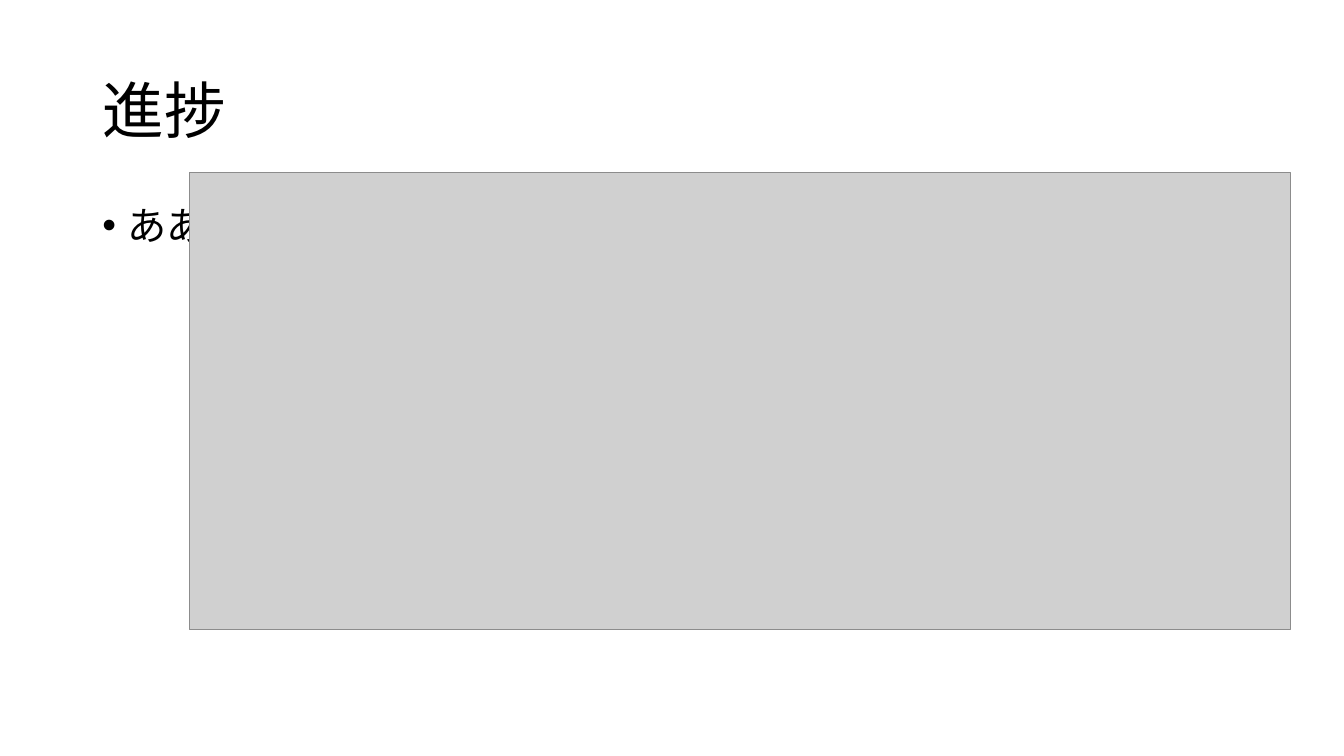
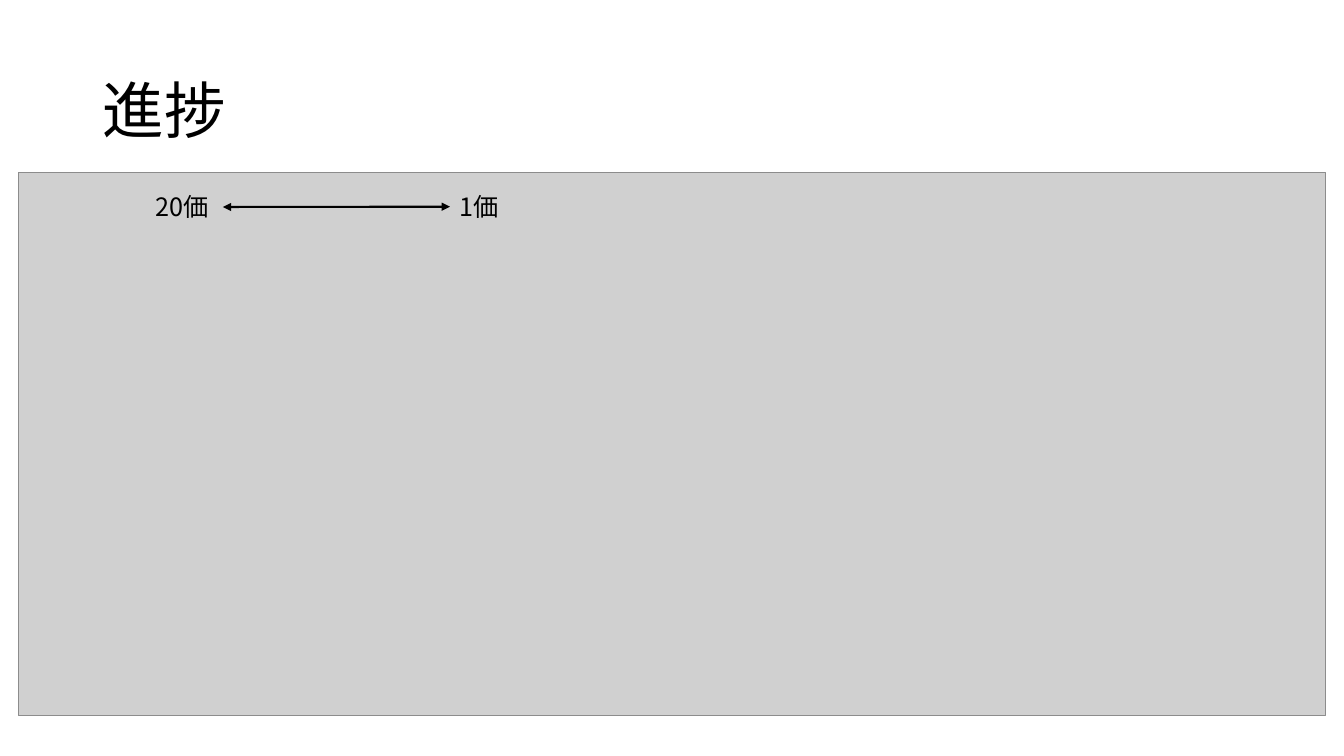
Before and after one commit to Takeuchi-yuya/Ksimulation, a slide deck: slide 7 of docs/中間発表.pptx. Drawn at 1344x756 pixels with LibreOffice and Linux fonts; fonts in the diff are those of the drawing; grey boxes stand for pictures. Boxes give left, top, right and bottom in pixels: in the first picture for what was removed or moved away, otherwise in the second. Text is boxed around its words. In the diff, an @@ line names an element or a change of style, - is before the commit and + after.

Commit message:
タイトル

```diff
--- a/docs/中間発表.pptx
+++ b/docs/中間発表.pptx
@@ picture: place and size @@
-picture at (190, 172, 1291, 630)
+picture at (18, 172, 1326, 716)
@@ text removed at (128, 200, 206, 251) @@
-• ああ
@@ text added at (155, 195, 208, 218), 18 pt, text #000000 @@
+20価
@@ double arrow added from (223, 207) to (450, 207), #000000 1.5 pt @@
@@ text added at (460, 195, 499, 218), 18 pt, text #000000 @@
+1価
```
